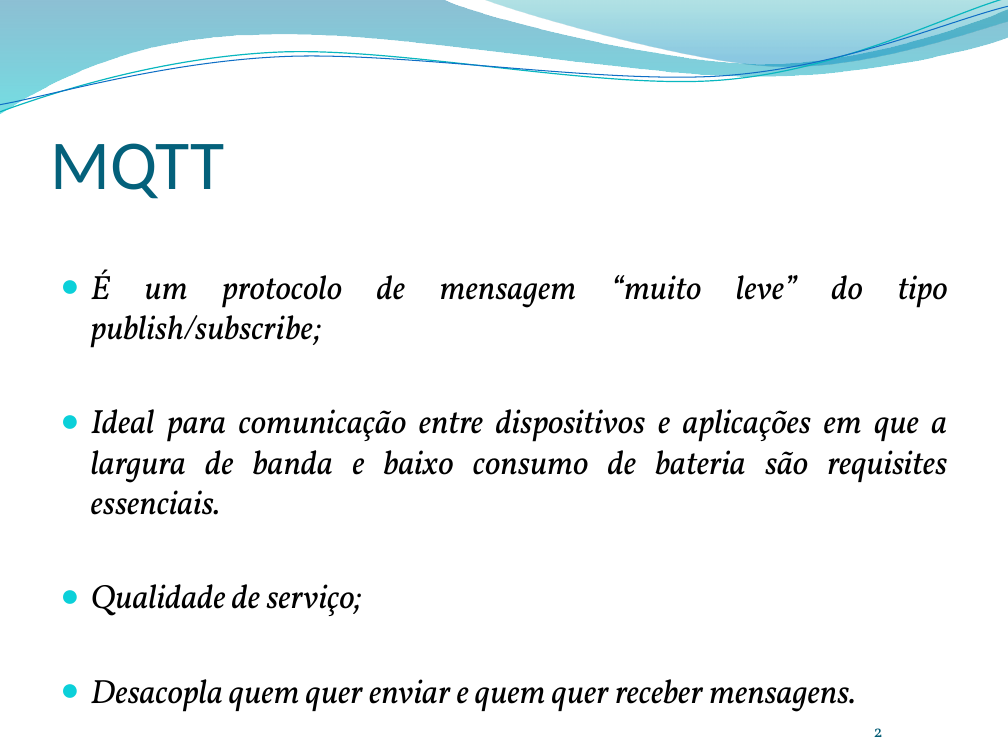
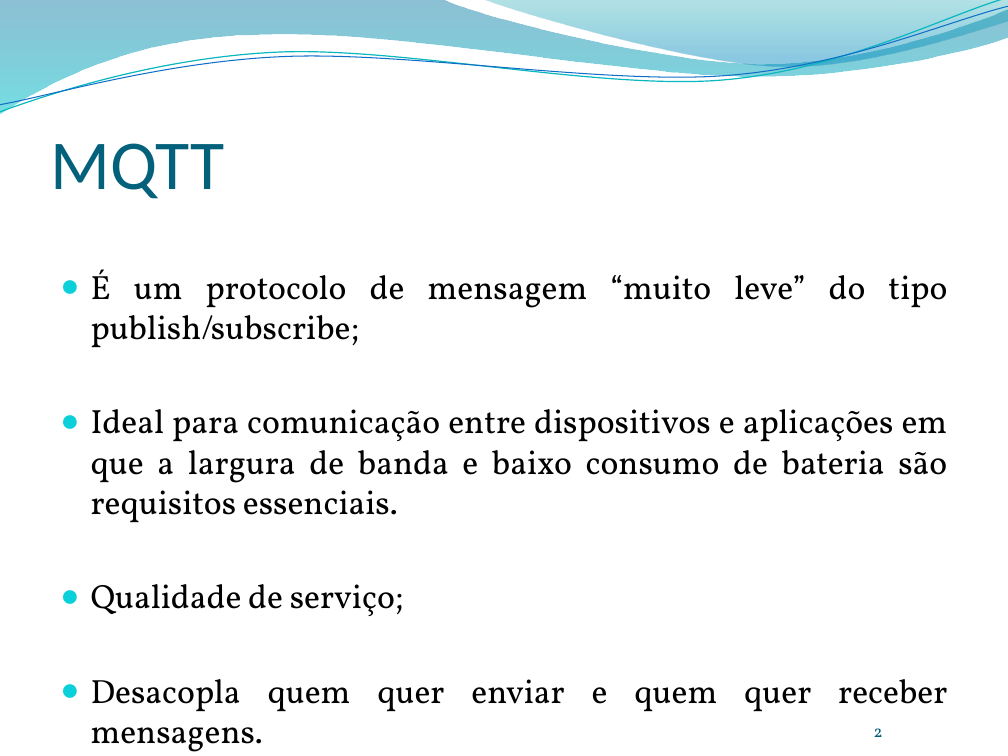
Before and after one commit to leonardopordeus/android_kotlin, a slide deck: slide 2 of Aula03.pptx. Drawn at 1008x756 pixels with LibreOffice and Linux fonts; fonts in the diff are those of the drawing; background and template pictures are left out. Boxes give left, top, right and bottom in pixels: in the first picture for what was removed or moved away, otherwise in the second. Text is boxed around its words. In the diff, an @@ line names an element or a change of style, - is before the commit and + after.

```diff
--- a/Aula03.pptx
+++ b/Aula03.pptx
@@ text at bbox=[91, 269, 947, 712]: italic off in "É um protocolo de mensagem “muito leve” ...", "Qualidade de serviço;", "Desacopla quem quer enviar e quem quer ..." @@
@@ text at bbox=[91, 409, 948, 523]: text changed; italic off @@
-● Ideal para comunicação entre dispositivos e aplicações em que a largura de banda e baixo consumo de bateria são requisites essenciais.
+● Ideal para comunicação entre dispositivos e aplicações em que a largura de banda e baixo consumo de bateria são requisitos essenciais.
```
Also in this commit, not shown: 2 other slides changed, 1 slide removed, 1 other file.
